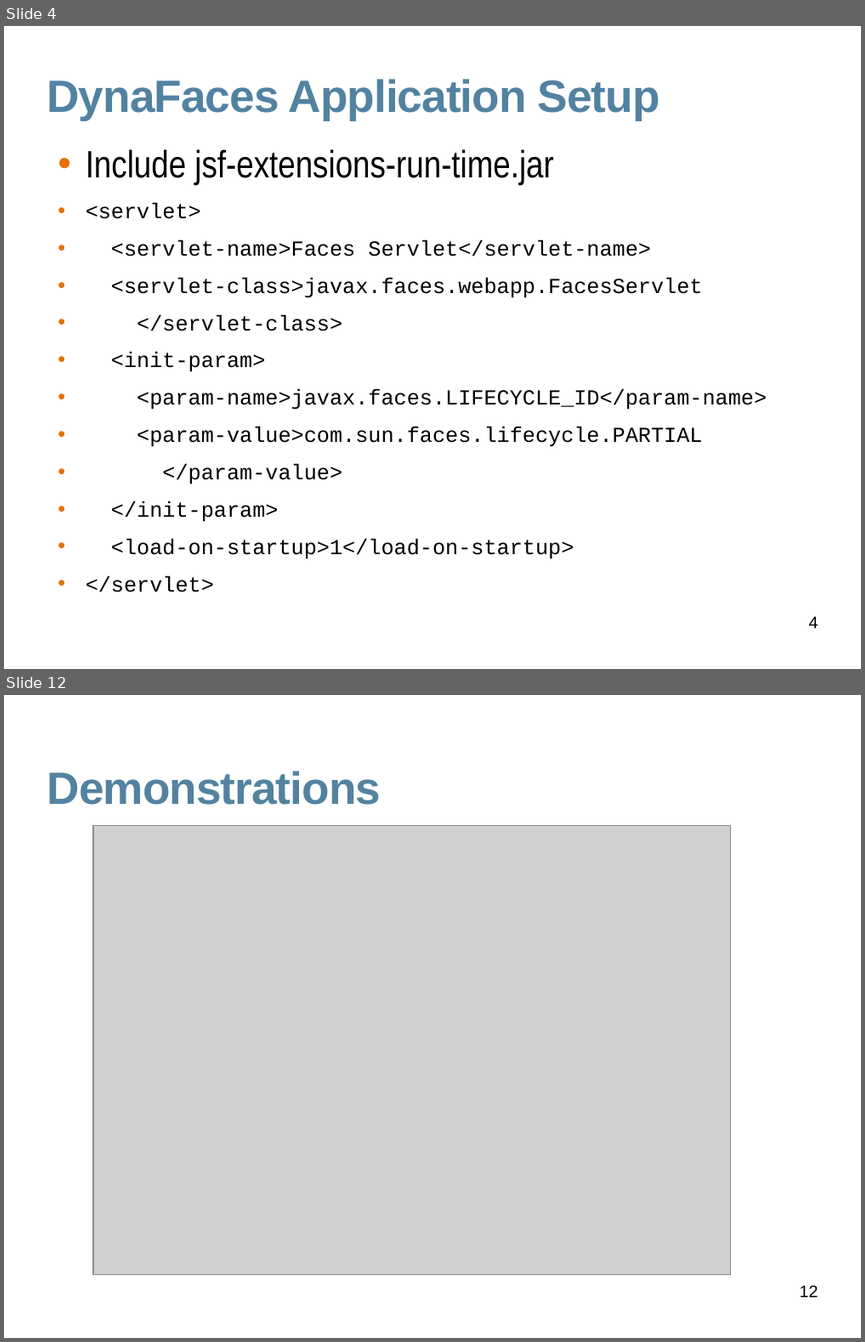
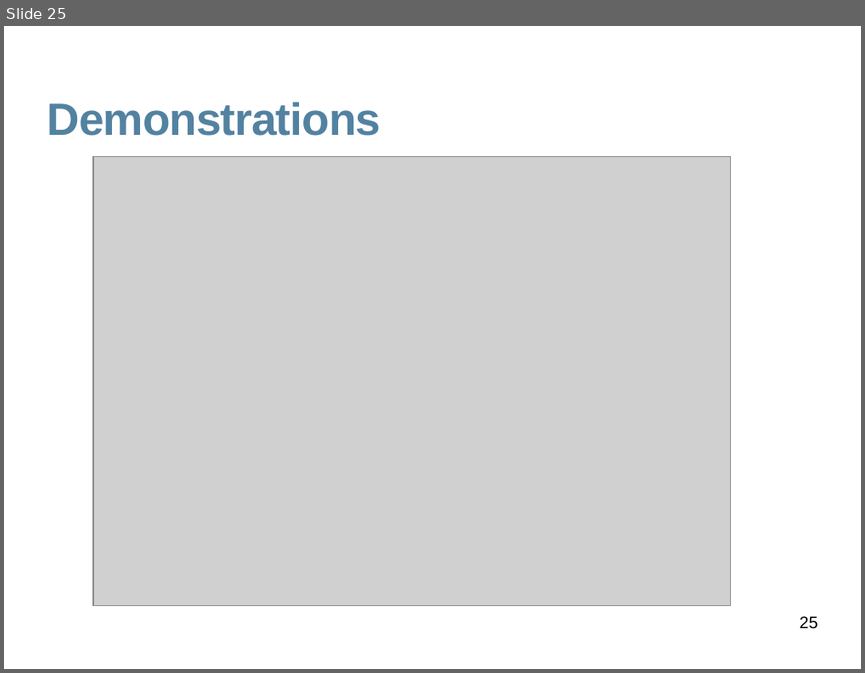
Before and after one commit to javaee/javaserverfaces-extensions, a slide deck: www/slides/dynafaces-advanced.odp. Shown one above the other, each under a label of ours: slides 4 and 12 before the commit, slide 25 after it; the slides between them are not shown. The pictures are 865x1342 and 865x673 pixels, drawn with LibreOffice and Linux fonts; fonts in the diff are those of the drawing; grey boxes stand for pictures; background and template pictures are left out. Boxes give left, top, right and bottom in pixels: in the first picture for what was removed or moved away, otherwise in the second. Text is boxed around its words. In the diff, an @@ line names an element or a change of style, - is before the commit and + after.

```diff
--- a/www/slides/dynafaces-advanced.odp
+++ b/www/slides/dynafaces-advanced.odp
@@ slide 4 removed at (4, 26, 861, 669), background #FFFFFF @@
@@ title removed at (46, 79, 660, 121) @@
-DynaFaces Application Setup
@@ text removed at (86, 149, 766, 592) @@
-• Include jsf-extensions-run-time.jar
-• <servlet>
-• <servlet-name>Faces Servlet</servlet-name>
-• <servlet-class>javax.faces.webapp.FacesServlet
-• </servlet-class>
-• <init-param>
-• <param-name>javax.faces.LIFECYCLE_ID</param-name>
-• <param-value>com.sun.faces.lifecycle.PARTIAL
-• </param-value>
-• </init-param>
-• <load-on-startup>1</load-on-startup>
-• </servlet>
@@ page number removed at (809, 616, 818, 628) @@
-4
@@ what was slide 12 is now slide 25 @@
@@ page number at (800, 616, 818, 629): text changed @@
-12
+25
```
Also in this commit, not shown: 3 slides changed, 20 slides added, 6 other slides removed, 13 other files.
